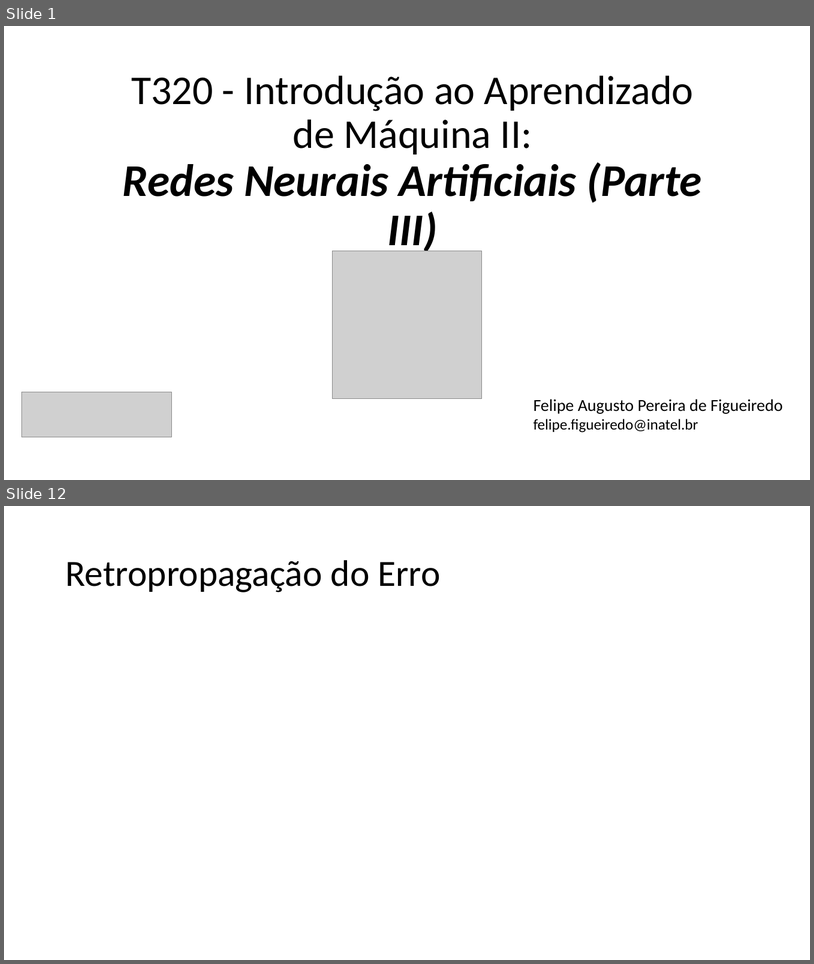
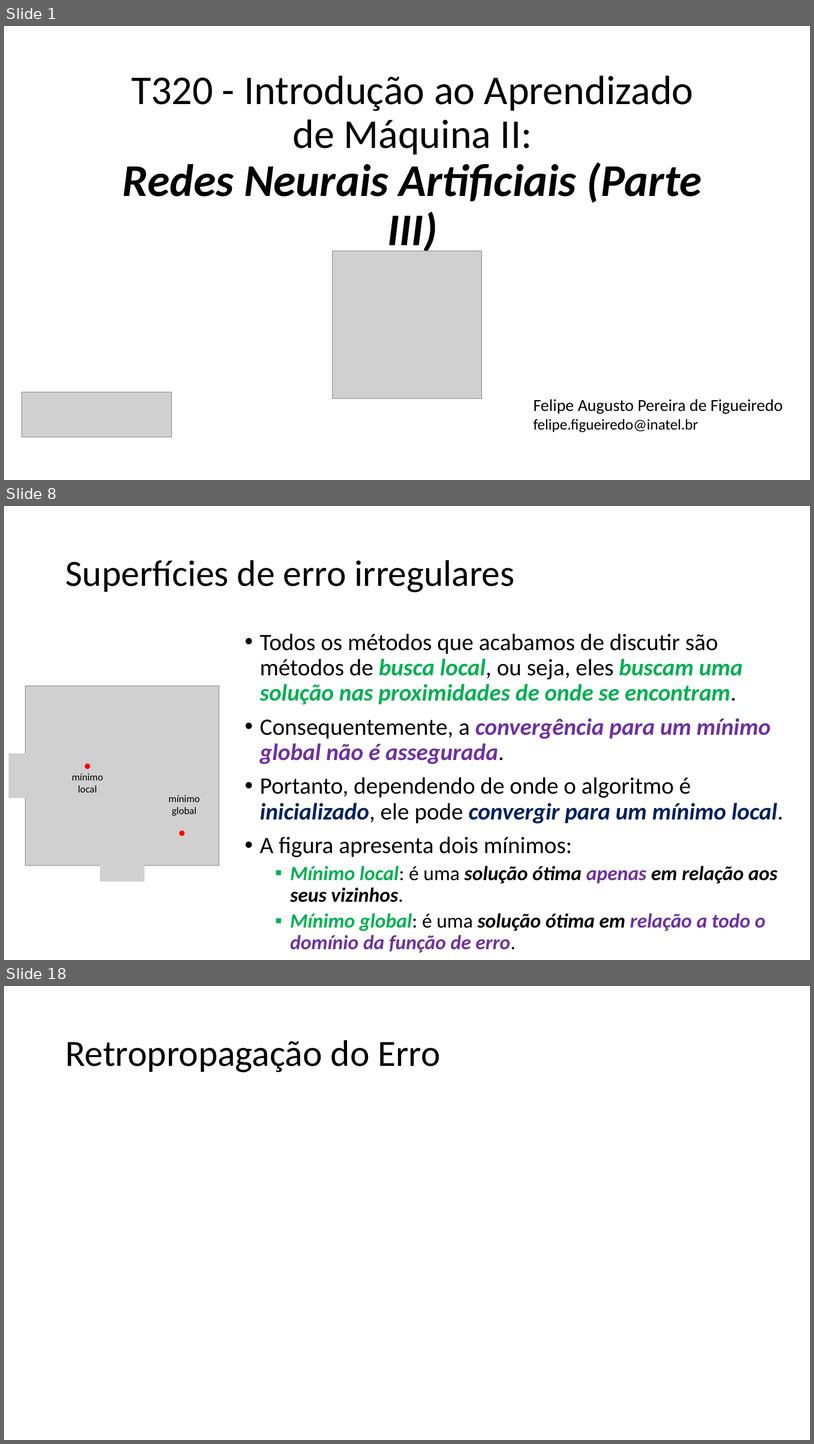
Before and after one commit to zz4fap/t320_aprendizado_de_maquina, a slide deck: slides/T320_Redes_Neurais_Artificiais (Parte III).pptx. Shown one above the other, each under a label of ours: slides 1 and 12 before the commit, slides 1, 8 and 18 after it; the slides between them are not shown. The pictures are 814x964 and 814x1444 pixels, drawn with LibreOffice and Linux fonts; fonts in the diff are those of the drawing; grey boxes stand for pictures. Boxes give left, top, right and bottom in pixels: in the first picture for what was removed or moved away, otherwise in the second. Text is boxed around its words. In the diff, an @@ line names an element or a change of style, - is before the commit and + after.

```diff
--- a/slides/T320_Redes_Neurais_Artificiais (Parte III).pptx
+++ b/slides/T320_Redes_Neurais_Artificiais (Parte III).pptx
@@ slide 8 added at bbox=[4, 506, 810, 960], background #FFFFFF @@
@@ title added at bbox=[65, 560, 515, 592], 44 pt, text #000000 @@
+Superfícies de erro irregulares
@@ text added at bbox=[260, 633, 783, 952], 28 pt, text #000000, bold, italic @@
+• Todos os métodos que acabamos de discutir são métodos de busca local, ou seja, eles buscam uma solução nas proximidades de onde se encontram.
+• Consequentemente, a convergência para um mínimo global não é assegurada.
+• Portanto, dependendo de onde o algoritmo é inicializado, ele pode convergir para um mínimo local.
+• A figura apresenta dois mínimos:
+  ▪ Mínimo local: é uma solução ótima apenas em relação aos seus vizinhos.
+  ▪ Mínimo global: é uma solução ótima em relação a todo o domínio da função de erro.
@@ picture added at bbox=[8, 753, 29, 798] @@
@@ group added at bbox=[25, 685, 219, 865]: 2 ellipses, 2 texts, 1 picture @@
+mínimo local
+mínimo global
@@ picture added at bbox=[100, 861, 145, 882] @@
@@ what was slide 12 is now slide 18 @@
```
Also in this commit, not shown: 11 slides changed, 6 other slides added, 1 slide removed, 2 other files.
